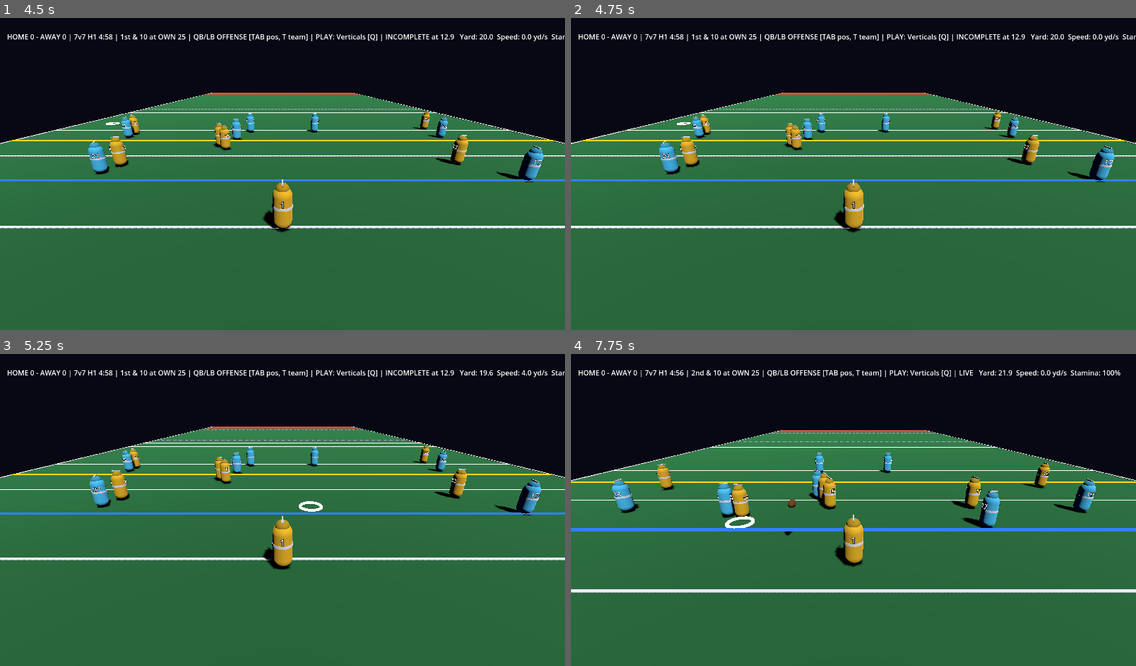
Above: before the commit, frames 1-4 (two rows, left to right).
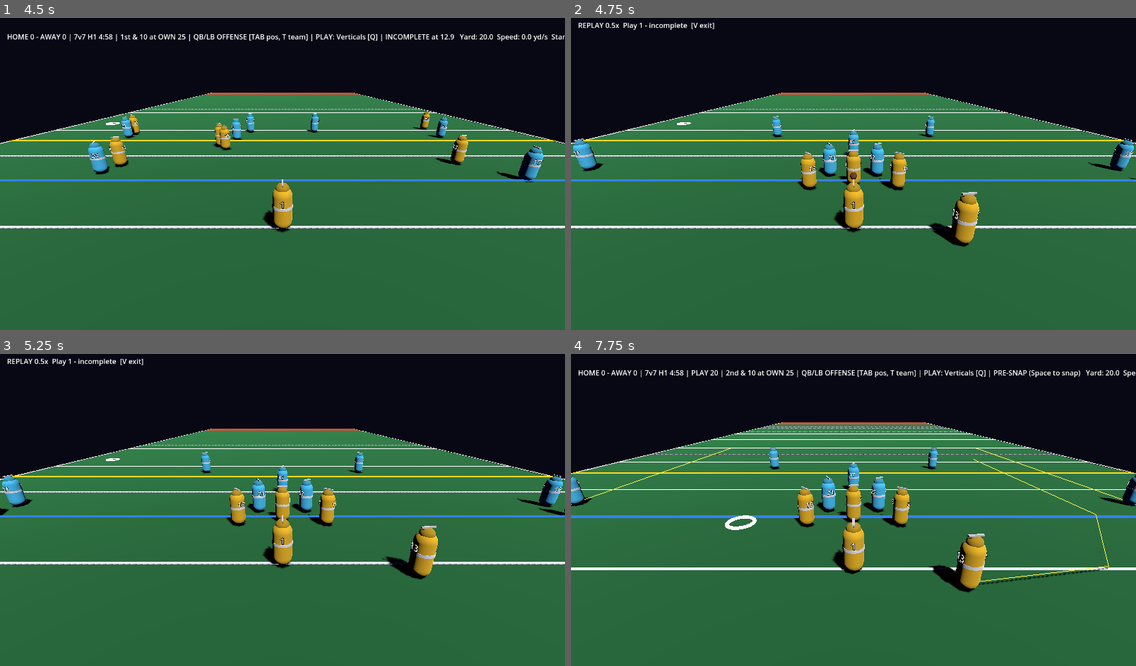
Above: after the commit, the same moments.

Repository: ZeratulAuditore/CraterBowl
Game: Godot game, scene res://scenes/main.tscn
Two runs of this game, one before a commit and one after it. Both use one fixed random seed, a clock stepped at 60 frames per second and the inputs below.
Inputs (mouse positions are in pixels of both pictures, inside the frame that each line leads up to):
- Up to frame 1 (4.5 s): tap Enter at 0.5, 4.35 s; move the mouse to (406, 155) at 0.52 s; hold Right 0.53-1.28 s; tap V at 0.6, 2.3, 2.85 s; click (406, 155) at 0.67 s; tap Space at 0.77, 1.07, 1.52, 1.55, 1.82, 2.1, 3.02, 3.32, 3.77, 3.8, 4.07 s; tap R at 0.8, 1.35, 3.05 s; move the mouse to (169, 186) at 1.27 s; hold S 1.28-2.03 s; move the mouse to (339, 102) at 2.02 s; hold Right 2.03-2.78 s; move the mouse to (254, 236) at 2.77 s; hold W 2.78-3.53 s; click (254, 236) at 2.92 s; move the mouse to (452, 217) at 3.52 s; hold Ctrl 3.53-4.28 s; hold Left from 3.53 s (still down); move the mouse to (113, 124) at 4.27 s
- Up to frame 2 (4.75 s): keep holding Left; tap Space at 4.52 s; tap V at 4.55 s
- Up to frame 3 (5.25 s): tap Space at 4.82 s; move the mouse to (310, 506) at 5.02 s; release Left at 5.03 s; hold S from 5.03 s (still down); tap 3 at 5.1 s; click (310, 506) at 5.17 s
- Up to frame 4 (7.75 s): tap R at 5.3, 7.55 s; move the mouse to (768, 428) at 5.77 s; release S at 5.78 s; hold Right 5.78-6.53 s; tap 5 at 5.85 s; tap Space at 6.02, 6.05, 6.32, 6.77, 7.07, 7.52 s; move the mouse to (977, 491) at 6.52 s; hold W 6.53-7.28 s; tap 7 at 6.6 s; tap V at 6.8 s; move the mouse to (740, 522) at 7.27 s; hold Right from 7.28 s (still down); tap M at 7.35 s; click (740, 522) at 7.42 s

Frame 1 is identical in both runs. In frame 2, 6.1% of the frame differs, in the area x 0-100%, y 1-74%; in frame 3, 12%; in frame 4, 16%, in the area x 0-100%, y 5-77%.

Commit message:
iter 026: A25 replays — recorder/player, instant replay (V), saved match replays + viewer
Co-Authored-By: Claude Opus 5.5 <noreply@anthropic.com>

Diff:
--- a/src/game/main.gd
+++ b/src/game/main.gd
@@ -25,6 +25,7 @@
 const Leaderboard := preload("res://src/sim/leaderboard.gd")
 const Ranked := preload("res://src/sim/ranked.gd")
 const Cosmetics := preload("res://src/sim/cosmetics.gd")
+const Replay := preload("res://src/sim/replay.gd")
 const MMServer := preload("res://src/net/mm_server.gd")
 const MMClient := preload("res://src/net/mm_client.gd")
 const InviteCode := preload("res://src/net/invite_code.gd")
@@ -69,6 +70,11 @@
 var looks := {}            # athlete_id -> look (view-only)
 var peer_looks := {}       # server: peer_id -> sanitized look
 var xp_line := ""
+var replay := Replay.new()
+var replay_active := false      # views show replay frames instead of the live sim
+var replay_viewer := false      # --replay=FILE standalone viewer
+var replay_dir := "user://replays"
+var saved_replay := ""
 var my_ranks := ""
 var field_root: Node3D
 var athlete_root: Node3D
@@ -105,6 +111,8 @@
 	if args.has("name"):
 		player_name = str(args["name"]).strip_edges().left(16)
 	ranked_match = args.has("ranked")
+	if args.has("replay-dir"):
+		replay_dir = str(args["replay-dir"])
 	if args.has("profile-file"):
 		profile_path = str(args["profile-file"])
 	profile.load_file(profile_path)
@@ -122,6 +130,8 @@
 	configure(MatchConfig.normalize(args.get("size", 7)), str(args.get("practice", "")) if args.has("practice") else "",
 		str(args.get("mode", "classic")))
 	_setup_net()
+	if args.has("replay"):
+		open_replay(str(args["replay"]))
 	route_lines = MeshInstance3D.new()
 	route_lines.name = "RouteLines"
 	route_lines.mesh = route_mesh
@@ -178,6 +188,10 @@
 	world.event.connect(_on_world_event)
 	stats = Stats.new()
 	stats.attach(world, owner_name)
+	replay = Replay.new()
+	replay.attach(world)
+	replay.meta = {"size": match_size, "mode": match_mode}
+	replay_active = false
 	summary_lines = []
 	series.match_event.connect(_on_match_event)
 	if drill != null:
@@ -393,6 +407,9 @@
 	xp_line = "XP +%d (Level %d%s)" % [int(xp[me]), profile.level(), " - LEVEL UP!" if gained > 0 else ""]
 
 func _on_match_event(n: String, _d: Dictionary) -> void:
+	if n == "final" and drill == null:
+		saved_replay = _save_replay()
+		print("REPLAY saved: %s" % saved_replay)
 	if n == "final":
 		if not is_client() and drill == null:
 			var awards := _match_awards()
@@ -785,6 +802,19 @@
 		if not searching():
 			lobby_key(e.keycode)
 		return
+	if e.keycode == KEY_V:
+		toggle_replay()
+		return
+	if replay_viewer:
+		match e.keycode:
+			KEY_SPACE: replay.paused = not replay.paused
+			KEY_RIGHT: replay.seek_play(replay.current_play() + 1)
+			KEY_LEFT: replay.seek_play(replay.current_play() - 1)
+			KEY_BRACKETRIGHT: replay.speed = minf(2.0, replay.speed * 2.0)
+			KEY_BRACKETLEFT: replay.speed = maxf(0.25, replay.speed / 2.0)
+		return
+	if replay_active:
+		return
 	match e.keycode:
 		KEY_SPACE:
 			do_action({"a": "snap"})
@@ -820,6 +850,14 @@
 			_step_lobby()
 		_render()
 		return
+	if replay_active:
+		replay.advance(delta)
+		if replay.ended() and not replay_viewer:
+			stop_replay()
+		elif net != null and not is_client():
+			_step_authoritative(delta, my_input)   # host keeps the match running
+		_render_replay()
+		return
 	if is_client():
 		# Predict own athlete now; server stays authoritative and reconciles via acks.
 		var seq := predictor.record(my_input["dir"], my_input["sprint"], delta)
@@ -832,6 +870,7 @@
 		_apply_interpolation()
 	else:
 		_step_authoritative(delta, my_input)
+	replay.capture(world)
 	_render()
 
 func _step_authoritative(delta: float, my_input: Dictionary) -> void:
@@ -872,6 +911,52 @@
 		if net_tick % SNAPSHOT_EVERY == 0:
 			net.broadcast_snapshot(Protocol.encode_snapshot(series, net_tick, net.acks()))
 
+## Instant replay of the last play at half speed (V). Offline the match pauses.
+func toggle_replay() -> bool:
+	if replay_active:
+		stop_replay()
+		return true
+	var p := replay.last_play()
+	if p.is_empty() or world.phase == World.Phase.LIVE:
+		return false
+	replay.play_range(p["start"], p["end"], 0.5)
+	replay_active = true
+	return true
+
+func stop_replay() -> void:
+	replay_active = false
+	replay_viewer = false
+
+## Standalone viewer for a saved replay file.
+func open_replay(path: String) -> bool:
+	var r := Replay.new()
+	if not r.load_file(path):
+		print("REPLAY load failed: %s" % path)
+		return false
+	configure(int(r.meta.get("size", 7)), "", str(r.meta.get("mode", "classic")))
+	replay = r
+	replay.time = 0.0
+	replay_viewer = true
+	replay_active = true
+	print("REPLAY opened %s: %d frames, %d plays" % [path, r.frames.size(), r.plays.size()])
+	return true
+
+func _save_replay() -> String:
+	DirAccess.make_dir_recursive_absolute(ProjectSettings.globalize_path(replay_dir))
+	var path := "%s/%s.replay" % [replay_dir, Time.get_datetime_string_from_system().replace(":", "-")]
+	return path if replay.save(path) else ""
+
+## Views read replay frames (view-only; the sim is untouched).
+func _render_replay() -> void:
+	var smp := replay.sample()
+	if smp.is_empty():
+		return
+	var pos: Array = smp["pos"]
+	for i in mini(pos.size(), views.size()):
+		views[i].position = Vector3(pos[i].x, 0, -pos[i].y)
+	var b: Vector3 = smp["ball"]
+	ball_view.position = Vector3(b.x, b.z, -b.y)
+
 func _render() -> void:
 	for v in views:
 		v.sync()
@@ -925,6 +1010,12 @@
 	if searching():
 		hud.text = "SEARCHING FOR A %s MATCH..." % str(_cli_args().get("queue", "")).to_upper()
 		return
+	if replay_active:
+		var p: int = replay.current_play()
+		var lbl: String = replay.plays[p]["label"] if p < replay.plays.size() else ""
+		hud.text = "REPLAY %sx  %s%s  [V exit%s]" % [str(replay.speed), lbl, "  (paused)" if replay.paused else "",
+			", Space pause, Left/Right play, [ ] speed" if replay_viewer else ""]
+		return
 	if in_lobby():
 		var who := "host: [3/5/7] size, [M] mode, [H] half length, " if is_server() else ""
 		hud.text = "PRIVATE MATCH LOBBY   Invite code: %s\n%s\n[Enter] ready  (%s starts when everyone is ready)" % [lobby.code, lobby.summary(), who]
--- /dev/null
+++ b/src/sim/replay.gd
@@ -0,0 +1,121 @@
+extends RefCounted
+## Match recording + playback. Pure (file I/O via save/load only).
+
+const FRAME_EVERY := 2           # physics ticks per frame (60 Hz -> 30 Hz)
+const FPS := 30.0
+const HEADER := 4                # phase, ball x, y, z
+const PER_ATHLETE := 3           # x, y, flags
+const END_EVENTS := ["tackle", "out_of_bounds", "touchdown", "incomplete", "explode"]
+
+var frames: Array = []           # Array[PackedFloat32Array]
+var plays: Array = []            # [{start, end, label}]
+var meta := {}
+var _tick := 0
+var _open := -1                  # index into plays of the play in progress
+
+# --- recording ---
+func attach(world) -> void:
+	world.event.connect(_on_event)
+
+func _on_event(n: String, _d: Dictionary) -> void:
+	if n == "snap":
+		plays.append({"start": frames.size(), "end": frames.size(), "label": "Play %d" % (plays.size() + 1)})
+		_open = plays.size() - 1
+	elif END_EVENTS.has(n) and _open >= 0:
+		plays[_open]["end"] = frames.size()
+		plays[_open]["label"] += " - " + n.replace("_", " ")
+		_open = -1
+
+func capture(world) -> void:
+	_tick += 1
+	if _tick % FRAME_EVERY != 0:
+		return
+	var f := PackedFloat32Array([world.phase, world.ball.position.x, world.ball.position.y, world.ball.position.z])
+	for a in world.athletes:
+		f.append_array([a.position.x, a.position.y, (1.0 if a.is_diving() else 0.0) + (2.0 if a.is_grounded() else 0.0)])
+	frames.append(f)
+	if _open >= 0:
+		plays[_open]["end"] = frames.size()
+
+func last_play() -> Dictionary:
+	for i in range(plays.size() - 1, -1, -1):
+		if plays[i]["end"] > plays[i]["start"]:
+			return plays[i]
+	return {}
+
+# --- playback ---
+var time := 0.0                  # in frames (fractional)
+var speed := 1.0
+var stop_at := -1.0              # clip end (frames) or -1 = end of match
+var paused := false
+
+func play_range(start: int, end: int, spd: float = 1.0) -> void:
+	time = float(start)
+	stop_at = float(end)
+	speed = spd
+	paused = false
+
+func seek_play(i: int) -> void:
+	if i >= 0 and i < plays.size():
+		time = float(plays[i]["start"])
+		stop_at = -1.0
+
+func current_play() -> int:
+	for i in range(plays.size() - 1, -1, -1):
+		if time >= plays[i]["start"]:
+			return i
+	return 0
+
+func advance(dt: float) -> void:
+	if paused or frames.is_empty():
+		return
+	time = minf(time + dt * FPS * speed, _limit())
+
+func _limit() -> float:
+	var last := float(frames.size() - 1)
+	return minf(stop_at, last) if stop_at >= 0.0 else last
+
+func ended() -> bool:
+	return frames.is_empty() or time >= _limit()
+
+func athlete_count() -> int:
+	return 0 if frames.is_empty() else (frames[0].size() - HEADER) / PER_ATHLETE
+
+## {"ball": Vector3, "pos": Array[Vector2], "flags": Array[int], "phase": int} at the current time.
+func sample() -> Dictionary:
+	if frames.is_empty():
+		return {}
+	var i := clampi(int(floor(time)), 0, frames.size() - 1)
+	var j := mini(i + 1, frames.size() - 1)
+	var k := clampf(time - float(i), 0.0, 1.0)
+	var a: PackedFloat32Array = frames[i]
+	var b: PackedFloat32Array = frames[j]
+	var pos := []
+	var flags := []
+	for n in athlete_count():
+		var o := HEADER + n * PER_ATHLETE
+		pos.append(Vector2(lerpf(a[o], b[o], k), lerpf(a[o + 1], b[o + 1], k)))
+		flags.append(int(a[o + 2]))
+	return {"ball": Vector3(lerpf(a[1], b[1], k), lerpf(a[2], b[2], k), lerpf(a[3], b[3], k)), "pos": pos, "flags": flags, "phase": int(a[0])}
+
+# --- persistence ---
+func save(path: String) -> bool:
+	var f := FileAccess.open_compressed(path, FileAccess.WRITE, FileAccess.COMPRESSION_ZSTD)
+	if f == null:
+		return false
+	f.store_var({"version": 1, "meta": meta, "plays": plays, "frames": frames})
+	return true
+
+func load_file(path: String) -> bool:
+	var f := FileAccess.open_compressed(path, FileAccess.READ, FileAccess.COMPRESSION_ZSTD)
+	if f == null:
+		return false
+	var d = f.get_var(false)   # never decode objects
+	if not (d is Dictionary) or not (d.get("frames") is Array):
+		return false
+	frames = d["frames"]
+	plays = d.get("plays", [])
+	meta = d.get("meta", {})
+	time = 0.0
+	stop_at = -1.0
+	return true
--- a/tests/game_flow.gd
+++ b/tests/game_flow.gd
@@ -15,6 +15,7 @@
 var slant_x := 0.0
 var picked := false
 var xp0 := 0
+var frozen_y := 0.0
 var wr_id := -1
 
 func check(cond: bool, msg: String) -> void:
@@ -143,6 +144,17 @@
 		[7032, func(): check(main.views[main.my_id].is_celebrating(), "TD celebration plays")],
 		[7033, func(): xp0 = main.profile.xp; main.next_play(); main.series.clock.half = 2; main.series.clock.remaining = 0.0; main.world.phase = main.World.Phase.DEAD; main.series.last_result = {"type": "incomplete"}; main.next_play()],
 		[7035, func(): check(main.profile.xp > xp0 and main.hud.text.find("XP +") >= 0, "XP awarded at final (%d -> %d)" % [x …(237 unchanged characters)…
+		# A25: instant replay with the real V key, saved replay, viewer
+		[7100, func(): main.replay_dir = "user://test_flow_replays"; main.configure(7); main.ai.defense_enabled = false],
+		[7101, func(): _key(KEY_SPACE)],
+		[7200, func(): main.world.carrier().position = Vector2(26, 101.0)],
+		[7203, func(): check(main.world.phase == main.World.Phase.DEAD, "play over"); frozen_y = main.world.athletes[0].position.y; _key(KEY_V); check(main.replay_active, "V starts instant replay")],
+		[7210, func(): var p = main.replay.last_play(); var smp = main.replay.sample(); check(main.views[3].position.distance_to(Vector3(smp["pos"][3].x, 0, -smp["pos"][3].y)) < 0.01, "views show replay frames"); check(main.hud.text.find("REPLAY 0.5x") >= 0, "HUD shows replay"); check(absf(main.world.athletes[0].position.y - frozen_y) < 0.001 and main.world.phase == main.World.Phase.DEAD, "offline sim frozen during replay")],
+		[7500, func(): check(not main.replay_active, "replay ends -> back to live"); main.ai.defense_enabled = true],
+		[7501, func(): main.series.clock.half = 2; main.series.clock.remaining = 0.0; main.series.last_result = {"type": "incomplete"}; main.next_play()],
+		[7502, func(): check(main.saved_replay != "" and FileAccess.file_exists(main.saved_replay), "replay saved at final (%s)" % main.saved_replay)],
+		[7503, func(): check(main.open_replay(main.saved_replay) and main.replay_viewer and main.replay.plays.size() >= 1, "viewer opens the saved replay"); _key(KEY_BRACKETRIGHT); check(main.replay.speed == 2.0, "] speeds up")],
+		[7504, func(): _key(KEY_V); check(not main.replay_active, "V exits viewer"); for f in DirAccess.get_files_at(ProjectSettings.globalize_path("user://test_flow_replays")): DirAccess.remove_absolute(ProjectSettings.globalize_path("user://test_flow_replays/" + f))],
 	]
 
 ## First receiver not controlled by the human (humans don't auto-run routes).
--- /dev/null
+++ b/tests/test_replay.gd
@@ -0,0 +1,93 @@
+extends "res://tests/test_case.gd"
+
+const World := preload("res://src/sim/world.gd")
+const Match := preload("res://src/sim/match.gd")
+const Roster := preload("res://src/sim/roster.gd")
+const Replay := preload("res://src/sim/replay.gd")
+const AI := preload("res://src/sim/ai.gd")
+const DT := 1.0 / 60.0
+
+func _rec() -> Array:
+	var w := World.new()
+	Roster.new().build(w, 7)
+	var m := Match.new(w)
+	m.start(0, 25.0)
+	var r := Replay.new()
+	r.attach(w)
+	return [w, m, r]
+
+func test_capture_rate_and_contents() -> void:
+	var s := _rec()
+	var w: World = s[0]
+	var r: Replay = s[2]
+	for i in 60:
+		w.step({}, DT)
+		r.capture(w)
+	assert_eq(r.frames.size(), 30, "30 Hz from 60 Hz")
+	var smp := r.sample()
+	assert_true((smp["pos"][3] as Vector2).distance_to(w.athletes[3].position) < 0.01, "first frame matches")
+	assert_eq(r.athlete_count(), 14)
+
+func test_plays_bracketed() -> void:
+	var s := _rec()
+	var w: World = s[0]
+	var r: Replay = s[2]
+	for i in 10: w.step({}, DT); r.capture(w)
+	w.snap()
+	for i in 40: w.step({}, DT); r.capture(w)
+	w.event.emit("incomplete", {})
+	for i in 10: w.step({}, DT); r.capture(w)
+	assert_eq(r.plays.size(), 1)
+	var p: Dictionary = r.plays[0]
+	assert_eq(p["start"], 5)
+	assert_eq(p["end"], 25)
+	assert_true(p["label"].ends_with("incomplete"))
+	assert_eq(r.last_play(), p)
+
+func test_player_interpolation_seek_speed() -> void:
+	var r := Replay.new()
+	for i in 10:
+		r.frames.append(PackedFloat32Array([1, 0, 0, 0, float(i) * 2.0, 0.0, 0.0]))
+	r.plays = [{"start": 0, "end": 4, "label": "a"}, {"start": 5, "end": 9, "label": "b"}]
+	r.time = 2.5
+	assert_near((r.sample()["pos"][0] as Vector2).x, 5.0, 0.001, "halfway between frames 2 and 3")
+	r.seek_play(1)
+	assert_near(r.time, 5.0)
+	assert_eq(r.current_play(), 1)
+	r.play_range(0, 4, 0.5)
+	r.advance(2.0 / Replay.FPS)   # 2 frames of wall time at 0.5x = 1 frame
+	assert_near(r.time, 1.0, 0.001, "speed scales")
+	r.advance(10.0)
+	assert_near(r.time, 4.0, 0.001, "clamped at clip end")
+	assert_true(r.ended())
+
+func test_save_load_and_size() -> void:
+	var s := _rec()
+	var w: World = s[0]
+	var m: Match = s[1]
+	var r: Replay = s[2]
+	var ai := AI.new()
+	var dead_t := 0.0
+	for i in int(120.0 / DT):
+		m.tick(DT)
+		ai.presnap_tick(w, [], DT, m.downs.down, m.downs.distance())
+		w.step(ai.think(w, []), DT)
+		r.capture(w)
+		if w.phase == World.Phase.DEAD:
+			dead_t += DT
+			if dead_t > 0.5:
+				m.next_play()
+				dead_t = 0.0
+	r.meta = {"size": 7}
+	var path := "user://test_replay.replay"
+	assert_true(r.save(path))
+	var bytes := FileAccess.get_file_as_bytes(path).size()
+	assert_true(bytes < 1_000_000, "2-min match < 1 MB (%d bytes)" % bytes)
+	var r2 := Replay.new()
+	assert_true(r2.load_file(path))
+	assert_eq(r2.frames.size(), r.frames.size())
+	assert_eq(r2.plays.size(), r.plays.size())
+	assert_true(r2.plays.size() >= 5, "plays recorded (%d)" % r2.plays.size())
+	assert_eq(r2.frames[100], r.frames[100])
+	DirAccess.remove_absolute(ProjectSettings.globalize_path(path))
+	print("    replay: %d frames, %d plays, %d bytes" % [r.frames.size(), r.plays.size(), bytes])
Not shown, changed: FEATURES.md
Not shown, changed: ITERATIONS.md
Not shown, added: docs/iterations/026-replays.md
